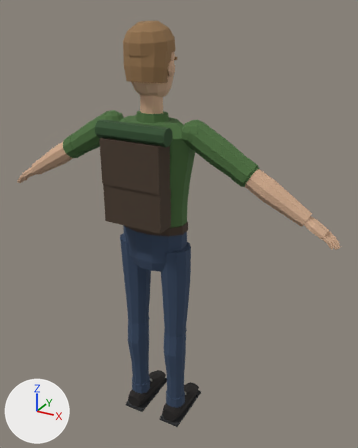
Before and after pictures for a commit that changed the glTF model assets/models/characters/npc_survivor.glb.
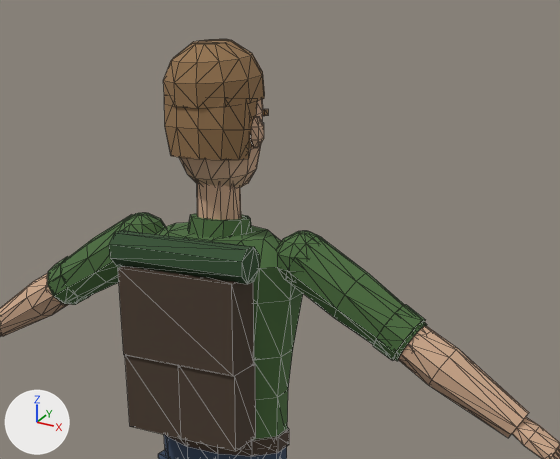
Each version appears first whole from a 50 mm camera at (1.026, -1.647, 1.859) aimed at (0.069, 0.093, 0.989), and next in a close-up on the part from 11% to 92% of the width and 0% to 53% of the height. The lights are fixed; the arrows at lower left show +X, +Y and +Z. The last two pictures show the newer version. The close-ups show mesh edges as thin lines. Vertices at exactly the same position are counted once.

Objects in the first close-up: 'npc_survivor'.
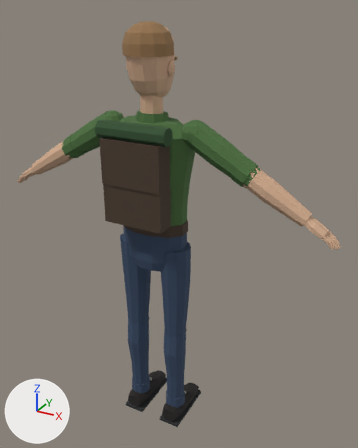
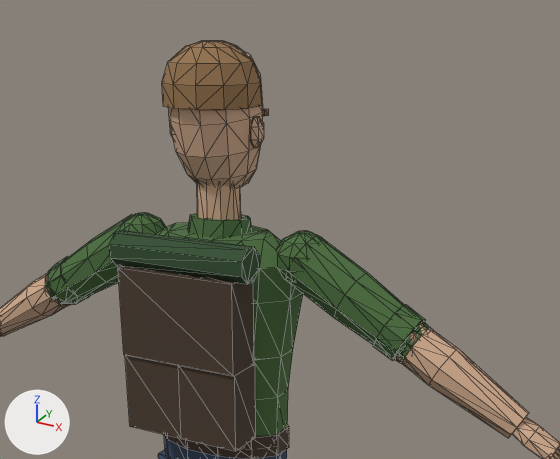
What changed in the scene script:
```text
Change me_npc_survivor:
    used by ob_npc_survivor; location = (0.0, 0.0, 0.0)
    remove me_npc_survivor.from_pydata(...)  # 1722 vertices, 3174 faces; spans x -0.77..0.77, y -0.17..0.2, z 0.0..1.81
    add me_npc_survivor.from_pydata(...)  # 1738 vertices, 3210 faces; spans x -0.77..0.77, y -0.17..0.2, z 0.0..1.81
    me_npc_survivor part 1: the loose piece of 36 vertices spanning x -0.09..0.09, y -0.1..0.06, z 1.6..1.72 is deleted
    me_npc_survivor part 2
    32 vertices are removed from x -0.46..0.46, y -0.05..0.09, z 0.08..1.81
    248 faces are deleted
    12 vertices in x -0.15..0.15, y -0.09..0.09, z 1.04 move by (0.0, 0.0, 0.01)
    6 vertices in x -0.09..0.09, y -0.03..0.07, z 1.71..1.75 move by (0.0, -0.01, -0.01)
    4 vertices in x -0.08..0.12, y 0.04..0.07, z 0.08..0.09 move by (0.0, -0.01, 0.01)
    3 vertices in x -0.07..0.07, y 0.02..0.06, z 1.75..1.81 move by (0.0, 0.0, -0.01)
    13 vertices move from x -0.73..0.09, y -0.03..0.1, z 1.1..1.81 to x -0.73..0.09, y -0.04..0.08, z 1.1..1.81
    84 vertices are added at x -0.47..0.47, y -0.06..0.08, z 0.09..1.81
    352 new faces join them
    other edits to the shape of me_npc_survivor do not show in these pictures
```

Boxes [x1, y1, x2, y2] around the edits, measured in the close-ups (560 x 459 px; the box of a moved part takes in the faces that stretch with it):
'npc_survivor', reshaped
    before: [0, 39, 560, 459]
    after: [0, 41, 560, 459]
part 1 of me_npc_survivor, deleted (brown)
    before: [164, 96, 257, 160]
part 2 of me_npc_survivor, moved or reshaped
    before: [47, 39, 427, 456]
    after: [45, 41, 433, 459]
